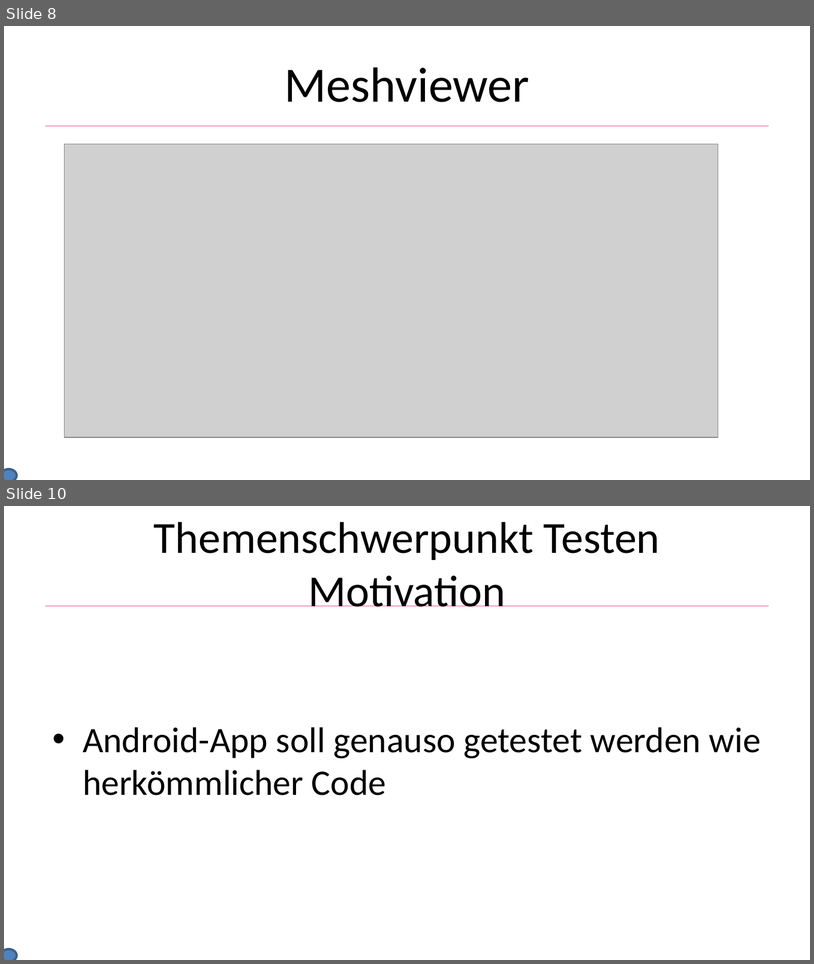
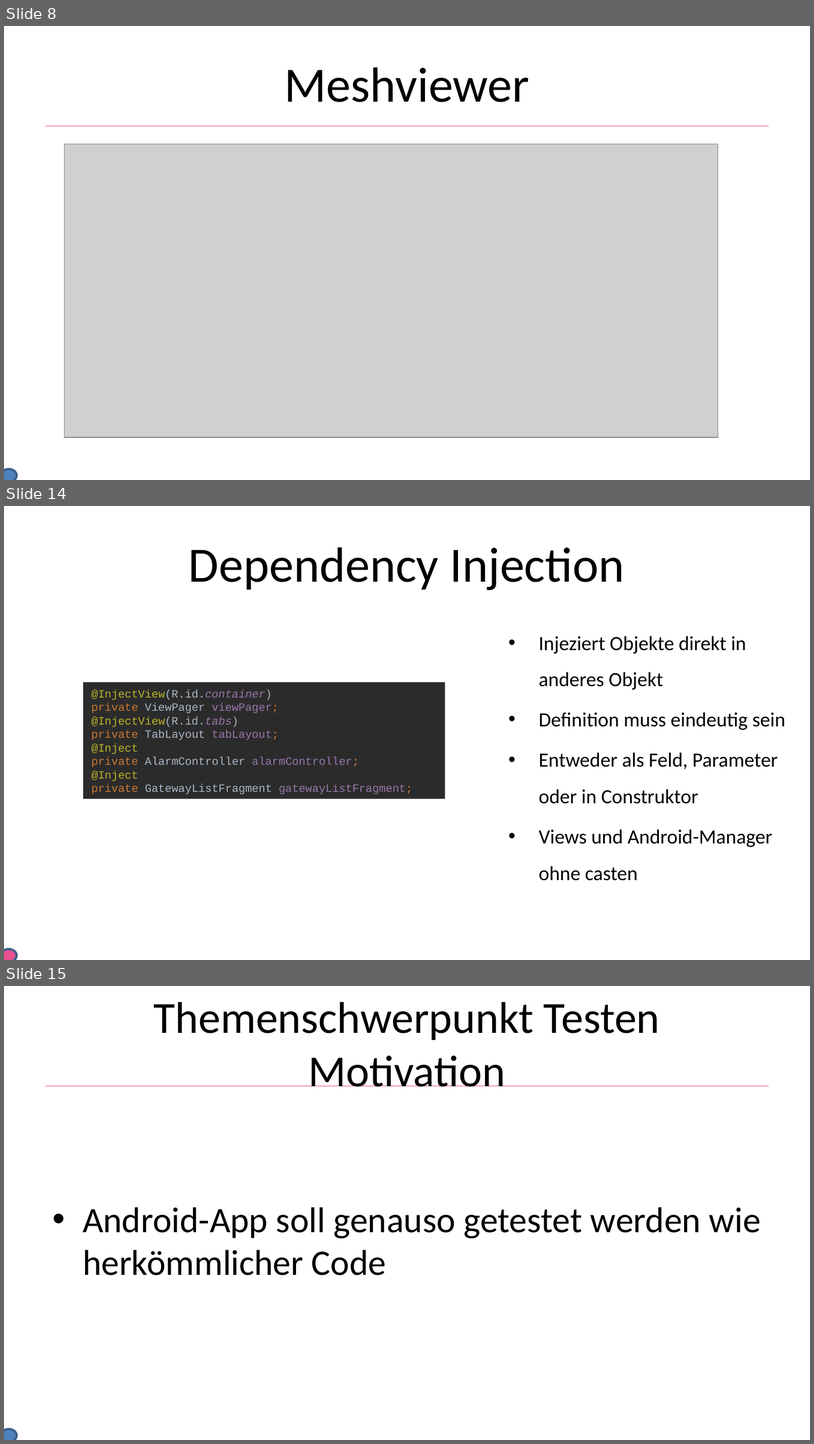
Before and after one commit to He1md4ll/MobileMeshViewer, a slide deck: docs/mobile_meshviewer_praezi.pptx. Shown one above the other, each under a label of ours: slides 8 and 10 before the commit, slides 8, 14 and 15 after it; the slides between them are not shown. The pictures are 814x964 and 814x1444 pixels, drawn with LibreOffice and Linux fonts; fonts in the diff are those of the drawing; grey boxes stand for pictures; background and template pictures are left out. Boxes give left, top, right and bottom in pixels: in the first picture for what was removed or moved away, otherwise in the second. Text is boxed around its words. In the diff, an @@ line names an element or a change of style, - is before the commit and + after.

```diff
--- a/docs/mobile_meshviewer_praezi.pptx
+++ b/docs/mobile_meshviewer_praezi.pptx
@@ slide 14 added at bbox=[4, 506, 810, 960], background #FFFFFF @@
@@ title added at bbox=[189, 547, 625, 590], 44 pt, text #000000 @@
+Dependency Injection
@@ text added at bbox=[539, 636, 786, 880], 18 pt, text #000000 @@
+• Injeziert Objekte direkt in anderes Objekt
+• Definition muss eindeutig sein
+• Entweder als Feld, Parameter oder in Construktor
+• Views und Android-Manager ohne casten
@@ rectangle added at bbox=[83, 682, 445, 799], fill #2B2B2B, 10 pt, text #A9B7C6 @@
+@InjectView(R.id.container)
+private ViewPager viewPager;
+@InjectView(R.id.tabs)
+private TabLayout tabLayout;
+@Inject
+private AlarmController alarmController;
+@Inject
+private GatewayListFragment gatewayListFragment;
@@ ellipse added at bbox=[4, 949, 17, 960], fill #EA5092, outline #3A5F8C 2 pt @@
@@ what was slide 10 is now slide 15 @@
```
Also in this commit, not shown: 6 slides changed, 5 other slides added, 1 slide removed.
